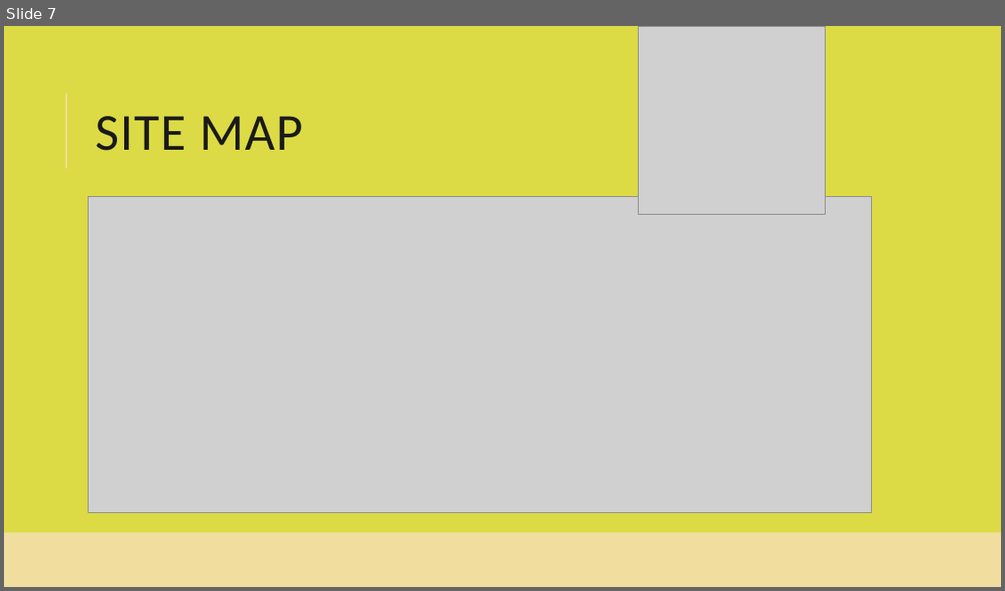
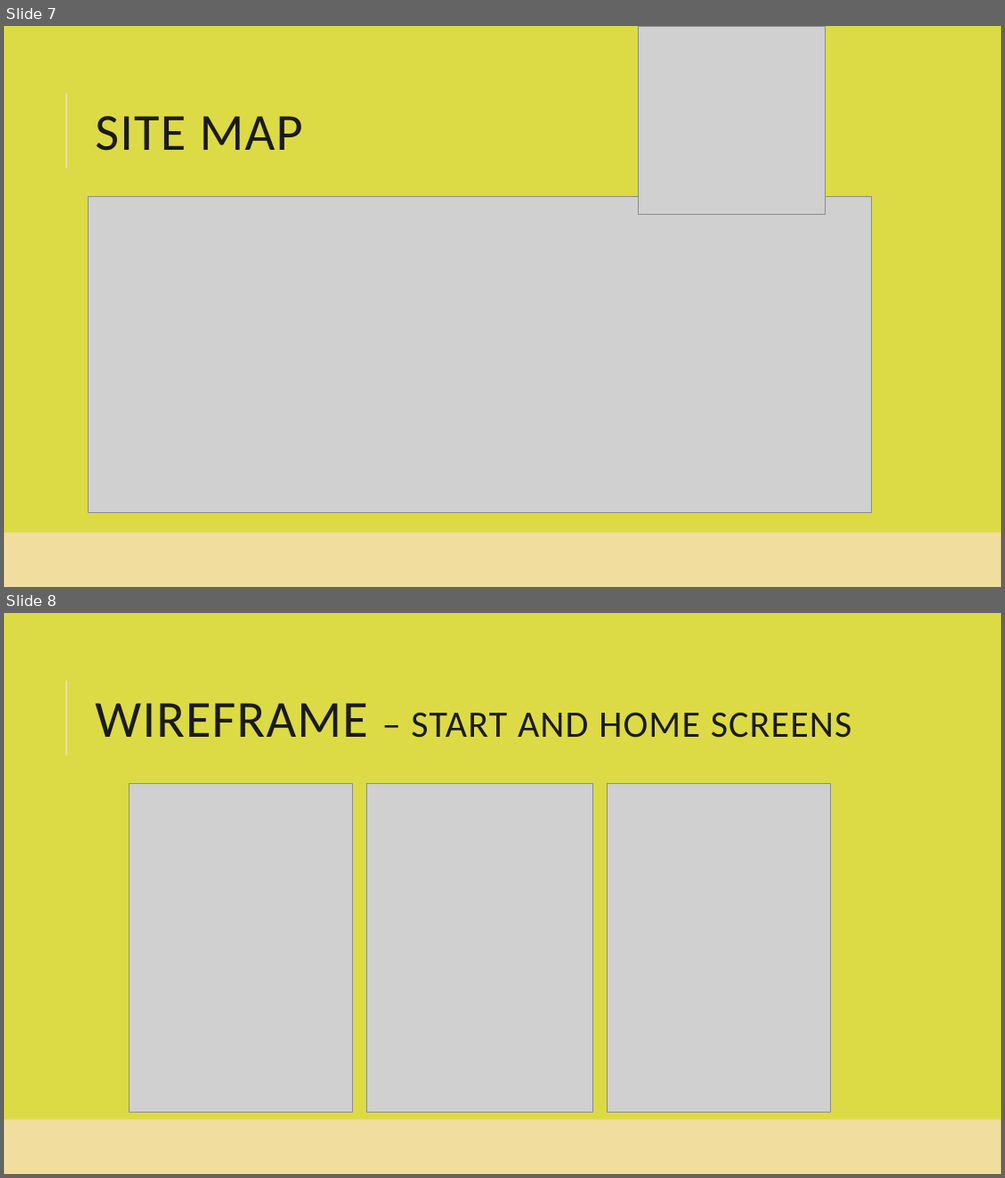
Before and after one commit to smiyaoka/forkPotatoDOC, a slide deck: ForkandPotatoUI.pptx. Shown one above the other, each under a label of ours: slide 7 before the commit, slides 7 and 8 after it. The pictures are 1005x591 and 1005x1178 pixels, drawn with LibreOffice and Linux fonts; fonts in the diff are those of the drawing; grey boxes stand for pictures. Boxes give left, top, right and bottom in pixels: in the first picture for what was removed or moved away, otherwise in the second. Text is boxed around its words. In the diff, an @@ line names an element or a change of style, - is before the commit and + after.

```diff
--- a/ForkandPotatoUI.pptx
+++ b/ForkandPotatoUI.pptx
@@ slide 8 added at (4, 613, 1001, 1174), background #DCDB45; not listed: 1 template element that a slide beside it also shows @@
@@ title added at (95, 703, 852, 738), 36 pt, text #1A1A1A @@
+WIREFRAME – START AND HOME SCREENS
@@ picture added at (129, 784, 353, 1112) @@
@@ picture added at (367, 784, 592, 1112) @@
@@ picture added at (607, 784, 830, 1112) @@
@@ rectangle added at (4, 1119, 1001, 1174), fill #F1DD9E @@
```
Also in this commit, not shown: 1 slide changed, 2 other slides added, 2 slides removed.
